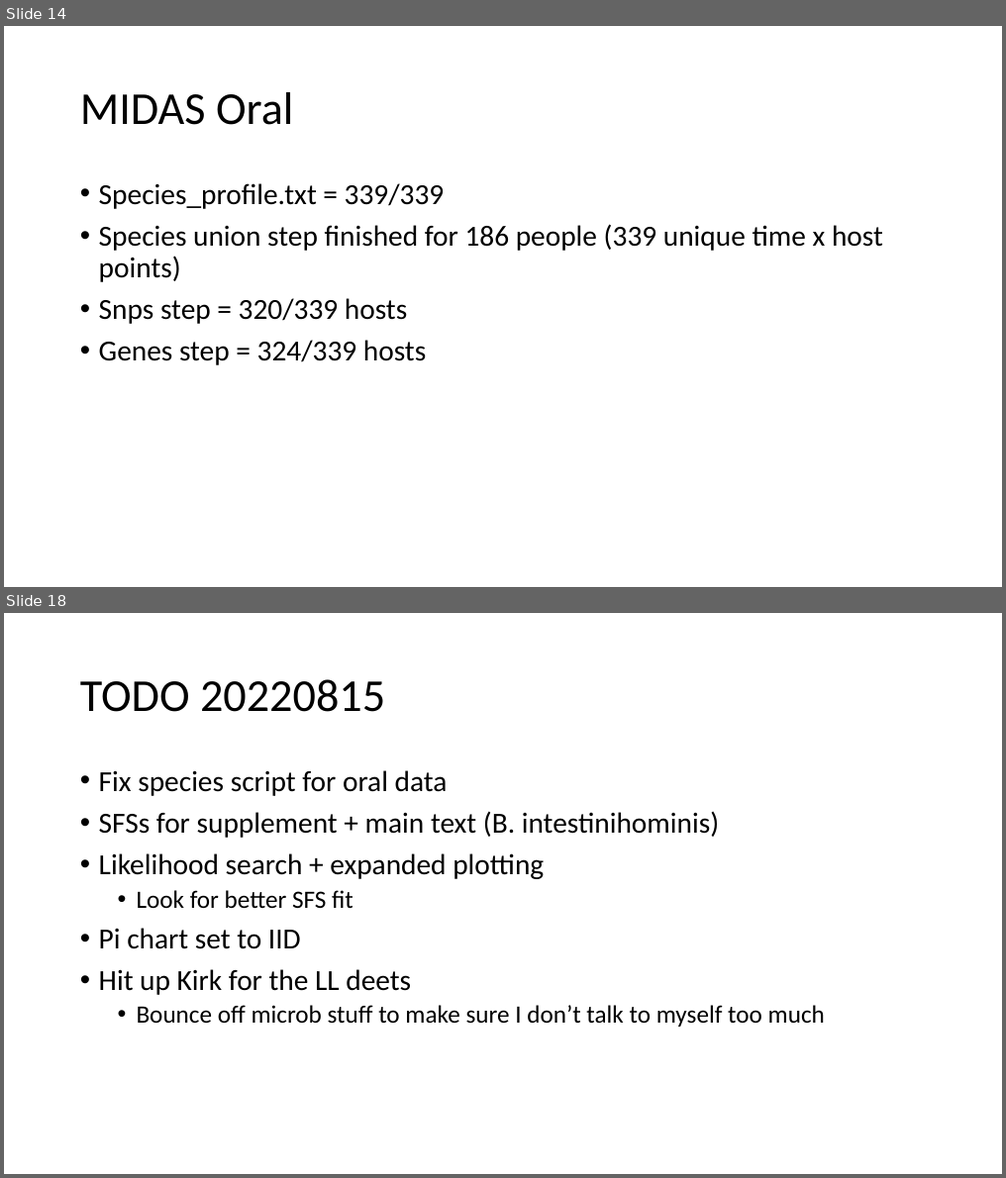
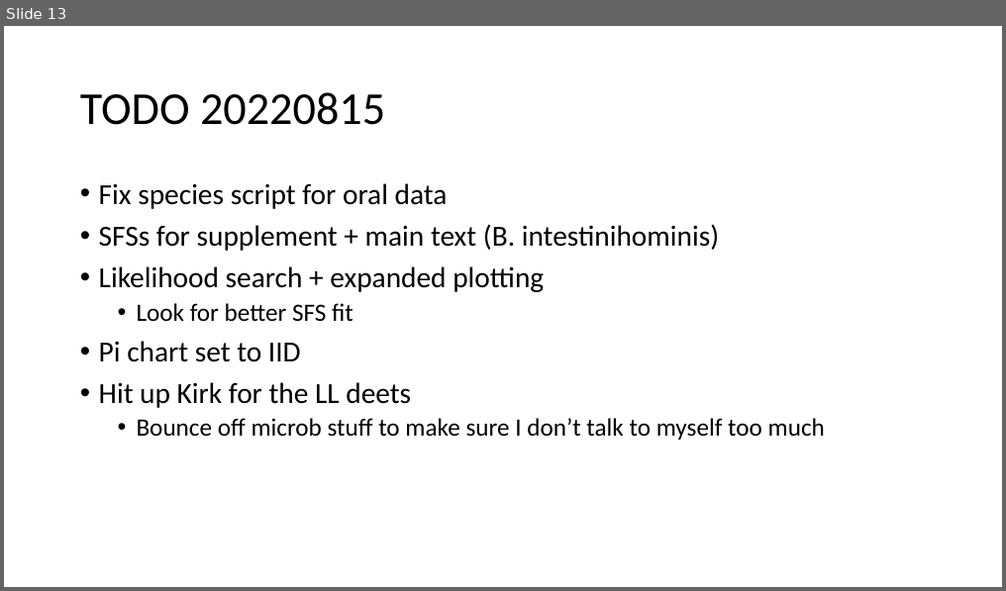
Before and after one commit to jon-mah/demo_for_ccgb, a slide deck: Summary/20220822_microbiome_demographic_slides.pptx. Shown one above the other, each under a label of ours: slides 14 and 18 before the commit, slide 13 after it; the slides between them are not shown. The pictures are 1006x1178 and 1006x591 pixels, drawn with LibreOffice and Linux fonts; fonts in the diff are those of the drawing. Boxes give left, top, right and bottom in pixels: in the first picture for what was removed or moved away, otherwise in the second. Text is boxed around its words. In the diff, an @@ line names an element or a change of style, - is before the commit and + after.

```diff
--- a/Summary/20220822_microbiome_demographic_slides.pptx
+++ b/Summary/20220822_microbiome_demographic_slides.pptx
@@ slide 14 removed at (4, 26, 1002, 587), background #FFFFFF @@
@@ title removed at (80, 92, 293, 125) @@
-MIDAS Oral
@@ text removed at (99, 183, 883, 366) @@
-• Species_profile.txt = 339/339
-• Species union step finished for 186 people (339 unique time x host points)
-• Snps step = 320/339 hosts
-• Genes step = 324/339 hosts
@@ what was slide 18 is now slide 13 @@
```
Also in this commit, not shown: 5 slides changed, 2 slides added, 6 other slides removed, 4 other files.
